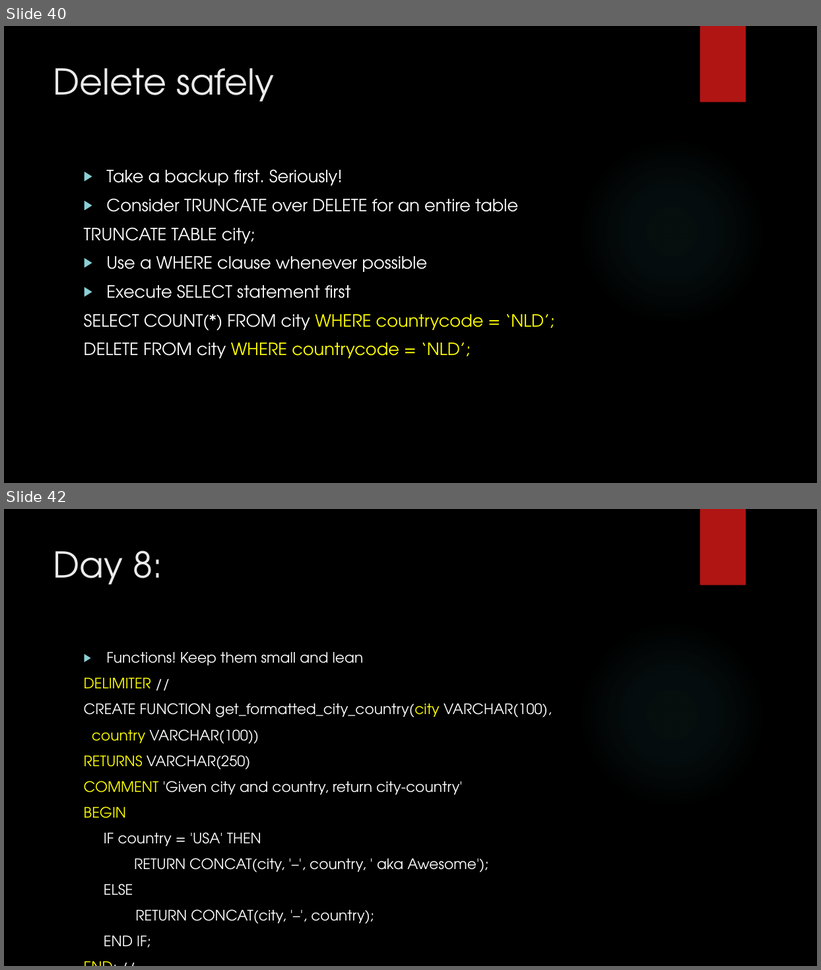
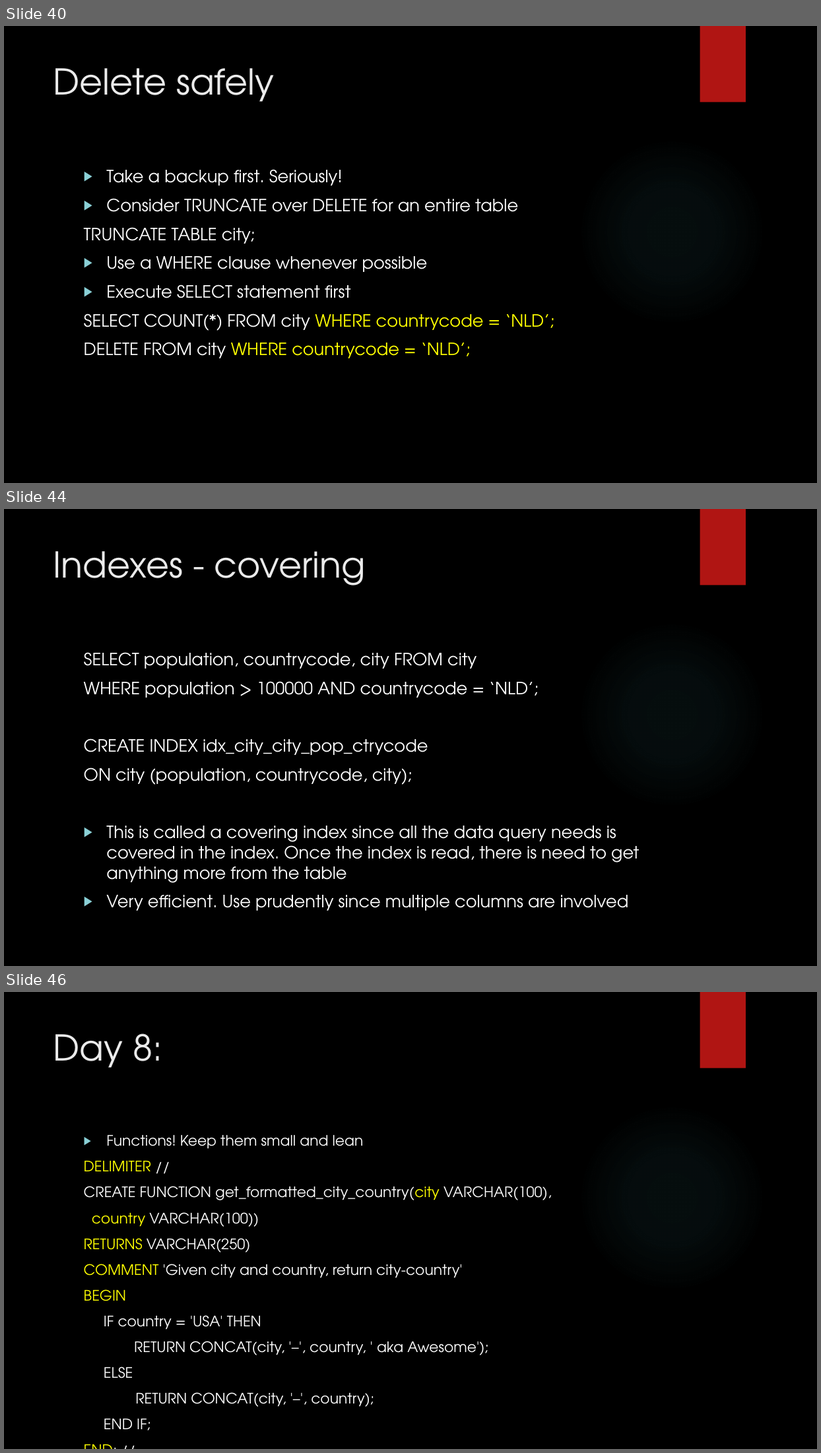
Before and after one commit to zedfoxus/database-bootcamp, a slide deck: Presentation/Database-Bootcamp-Presentation.pptx. Shown one above the other, each under a label of ours: slides 40 and 42 before the commit, slides 40, 44 and 46 after it; the slides between them are not shown. The pictures are 821x970 and 821x1453 pixels, drawn with LibreOffice and Linux fonts; fonts in the diff are those of the drawing; background and template pictures are left out. Boxes give left, top, right and bottom in pixels: in the first picture for what was removed or moved away, otherwise in the second. Text is boxed around its words. In the diff, an @@ line names an element or a change of style, - is before the commit and + after.

Commit message:
Indexes added

```diff
--- a/Presentation/Database-Bootcamp-Presentation.pptx
+++ b/Presentation/Database-Bootcamp-Presentation.pptx
@@ slide 44 added at [4,509,817,966], background picture (left out); not listed: 2 template elements that a slide beside it also shows @@
@@ title added at [54,551,366,586], 42 pt, text #EBEBEB @@
+Indexes - covering
@@ text added at [84,652,639,911], 20 pt, text #FFFFFF @@
+SELECT population, countrycode, city FROM city
+WHERE population > 100000 AND countrycode = ‘NLD’;
+CREATE INDEX idx_city_city_pop_ctrycode
+ON city (population, countrycode, city);
+▶ This is called a covering index since all the data query needs is covered in the index. Once the index is read, there is need to get anything more from the table
+▶ Very efficient. Use prudently since multiple columns are involved
@@ what was slide 42 is now slide 46 @@
```
Also in this commit, not shown: 1 slide changed, 3 other slides added.
